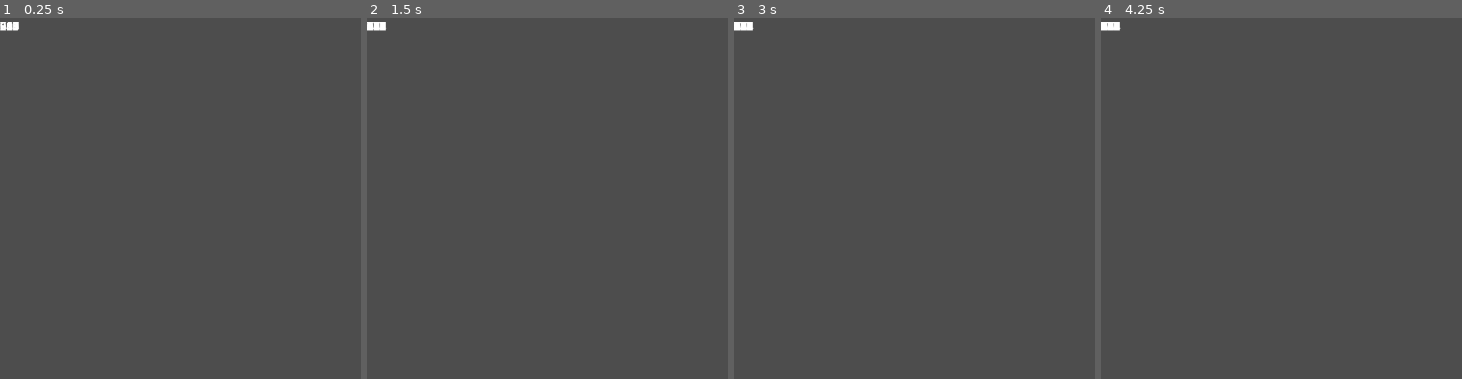
Above: before the commit, frames 1-4 (left to right).
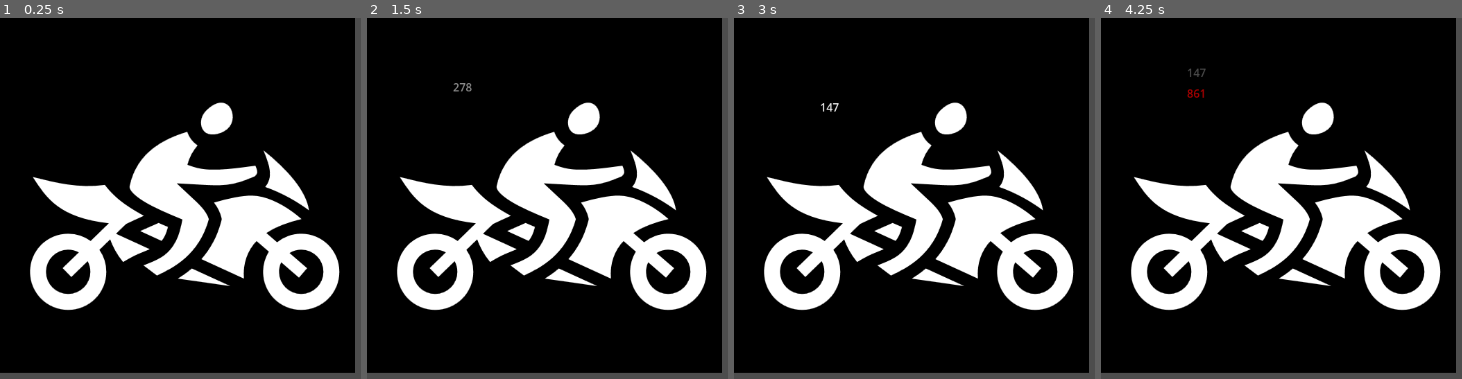
Above: after the commit, the same moments.

Repository: minhaz1217/godot-kids-can-learn-practice
Game: Godot game, scene res://UI/Floating combat text/main.tscn
Two runs of this game, one before a commit and one after it. Both use one fixed random seed, a clock stepped at 60 frames per second and the inputs below. The project has no main scene, so this scene is started directly.
Inputs (mouse positions are in pixels of both pictures, inside the frame that each line leads up to):
- Up to frame 1 (0.25 s): no input
- Up to frame 2 (1.5 s): click (543, 194) at 0.52 s; hold Right (ui_right) from 1.28 s (still down)
- Up to frame 3 (3 s): release Right (ui_right) at 2.03 s; hold Down (ui_down) 2.03-2.78 s; tap Enter at 2.75 s; hold Right (ui_right) from 2.78 s (still down)
- Up to frame 4 (4.25 s): tap Space at 3.5 s; release Right (ui_right) at 3.53 s; hold Up (ui_up) from 3.53 s (still down)

The runs differ from the first frame. In frame 1, 96% of the frame differs, in the area x 0-99%, y 0-99%; in frame 2, 96%; in frame 3, 96%; in frame 4, 96%.
Error before the commit: Attempt to call function 'interpolate_property' in base 'null instance' on a null instance. (res://UI/Floating)

Commit message:
floating combat text demo working

Diff:
--- a/UI/Floating combat text/Floating combat text.tscn
+++ b/UI/Floating combat text/Floating combat text.tscn
@@ -5,5 +5,7 @@
 [sub_resource type="LabelSettings" id="LabelSettings_kpuwo"]
 
 [node name="FCT" type="Label"]
+offset_right = 1.0
+offset_bottom = 23.0
 label_settings = SubResource("LabelSettings_kpuwo")
 script = ExtResource("1_kpuwo")
--- a/UI/Floating combat text/floating_combat_text.gd
+++ b/UI/Floating combat text/floating_combat_text.gd
@@ -5,19 +5,13 @@
 	var movement = travel.rotated(randi_range(-spread/2, spread/2))
 	pivot_offset = size / 2
 
-	$Tween.interpolate_property(self, "position",
-		position, position + movement, duration,
-		Tween.TRANS_LINEAR, Tween.EASE_IN_OUT)
-	$Tween.interpolate_property(self, "modulate:a",
-			1.0, 0.0, duration,
-			Tween.TRANS_LINEAR, Tween.EASE_IN_OUT)
+	var tween : Tween = get_tree().create_tween().set_parallel(true)
+
+	tween.tween_property(self, "position", position + movement, duration).set_trans(Tween.TRANS_LINEAR).set_ease(Tween.EASE_IN_OUT)
+	tween.tween_property(self, "modulate:a", 0, duration).set_trans(Tween.TRANS_LINEAR).set_ease(Tween.EASE_IN_OUT)
+
 	if crit:
 		modulate = Color(1, 0, 0)
-		$Tween.interpolate_property(self, "scale",
-			scale*2, scale,
-			0.4, Tween.TRANS_BACK, Tween.EASE_IN)
-	$Tween.tween
-	$Tween.start()
+		tween.tween_property(self, "scale", scale, 0.4).set_trans(Tween.TRANS_BACK).set_ease(Tween.EASE_IN)
 
-	#yield($Tween, "tween_all_completed")
-	#queue_free()
+	tween.chain().tween_callback(self.queue_free)
--- a/UI/Floating combat text/main.gd
+++ b/UI/Floating combat text/main.gd
@@ -10,8 +10,9 @@
 
 func show_value(value, crit=false):
 	var fct = FCT.instantiate()
+	fct.position = Vector2i(124, 124)
 	add_child(fct)
 	fct.show_value(str(value), travel, duration, spread, crit)
 
-func _process(delta: float) -> void:
-	show_value(randi_range(100, 1000))
+func _on_texture_button_pressed() -> void:
+	show_value(randi_range(100, 1000), randi_range(1,2) == 1)
--- a/UI/Floating combat text/main.tscn
+++ b/UI/Floating combat text/main.tscn
@@ -1,6 +1,22 @@
-[gd_scene load_steps=2 format=3 uid="uid://vo4yfrvupt1n"]
+[gd_scene load_steps=4 format=3 uid="uid://vo4yfrvupt1n"]
 
 [ext_resource type="Script" uid="uid://hujacyjs4u75" path="res://UI/Floating combat text/main.gd" id="1_pd6hp"]
+[ext_resource type="Texture2D" uid="uid://c1jxqxmqvqyok" path="res://UI/Cooldown Button/assets/aero-bike.png" id="2_xly5w"]
+[ext_resource type="PackedScene" uid="uid://csd0is1k7idin" path="res://UI/Floating combat text/Floating combat text.tscn" id="3_bhuus"]
 
 [node name="Main" type="Node2D"]
 script = ExtResource("1_pd6hp")
+
+[node name="TextureButton" type="TextureButton" parent="."]
+offset_right = 40.0
+offset_bottom = 40.0
+texture_normal = ExtResource("2_xly5w")
+
+[node name="FCT" parent="." instance=ExtResource("3_bhuus")]
+visible = false
+offset_left = 128.0
+offset_top = 240.0
+offset_right = 352.0
+offset_bottom = 263.0
+
+[connection signal="pressed" from="TextureButton" to="." method="_on_texture_button_pressed"]
